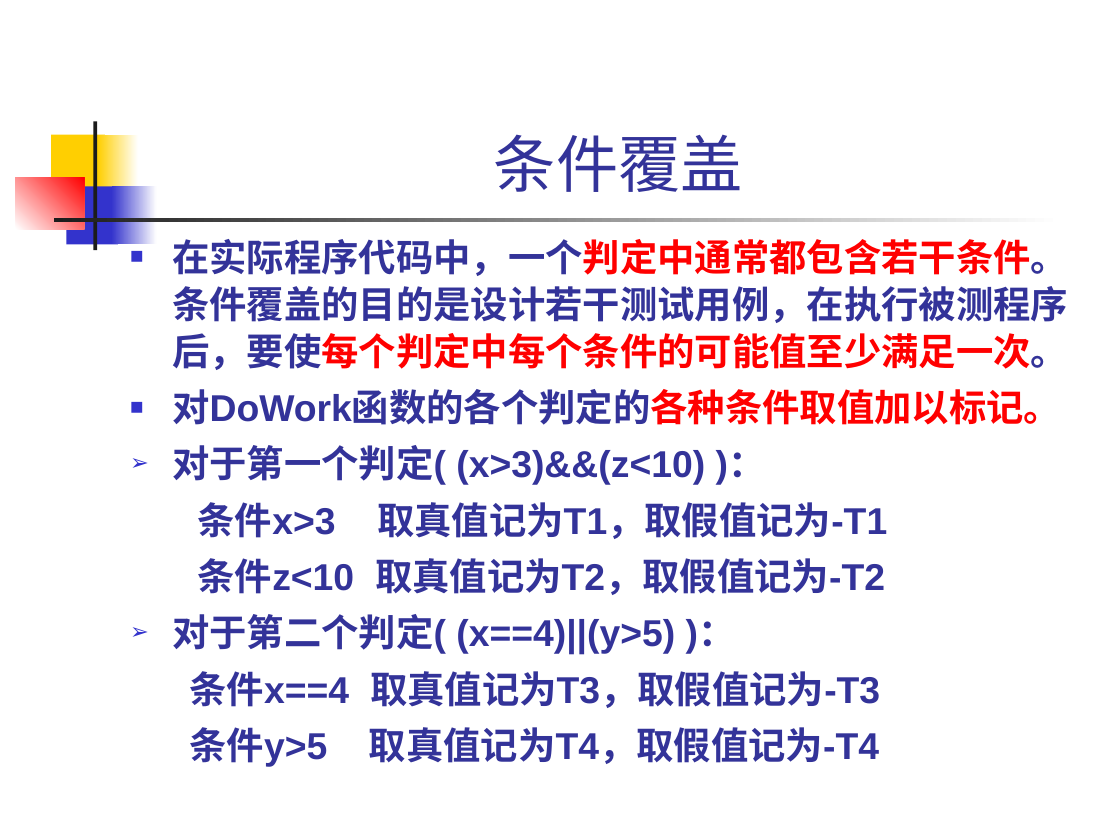
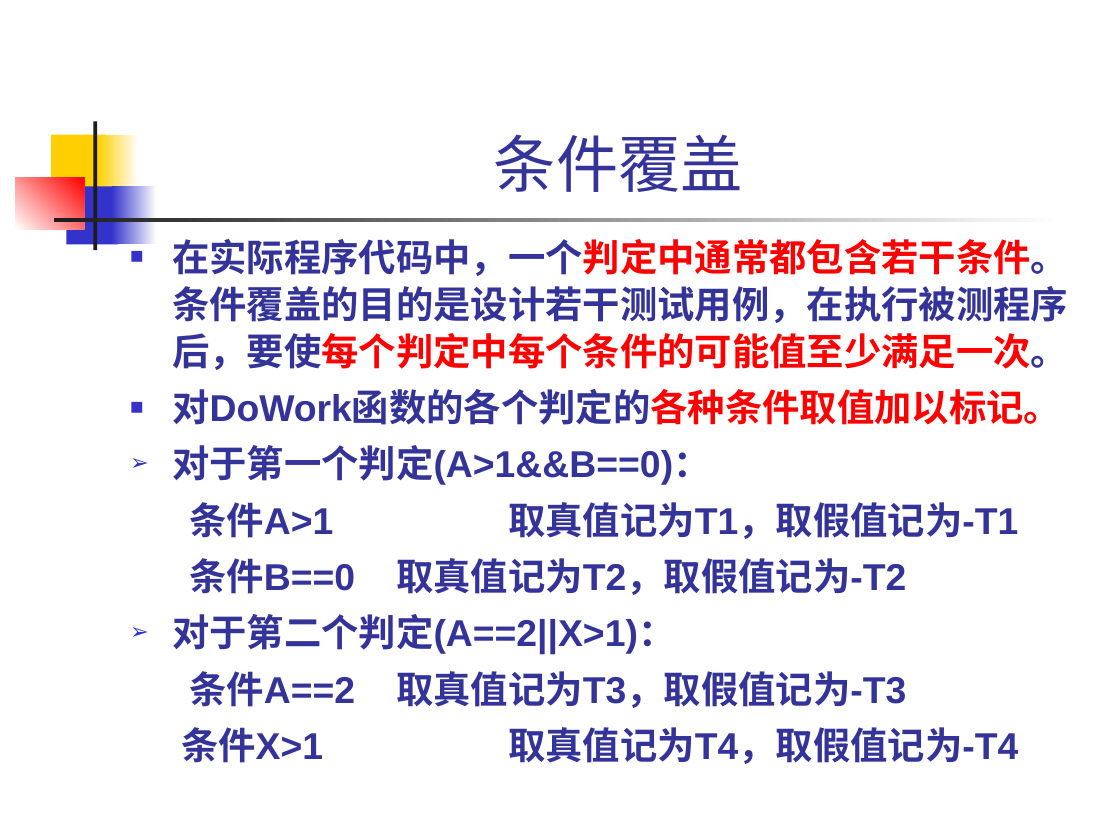
Before and after one commit to 1-518/Three-Kindoms, a slide deck: slide 8 of 白盒黑盒/白盒测试技术/白盒测试技术.ppt (slide 11 before the commit). Drawn at 1120x840 pixels with LibreOffice and Linux fonts; fonts in the diff are those of the drawing. Boxes give left, top, right and bottom in pixels: in the first picture for what was removed or moved away, otherwise in the second. Text is boxed around its words. In the diff, an @@ line names an element or a change of style, - is before the commit and + after.

```diff
--- a/白盒黑盒/白盒测试技术/白盒测试技术.ppt
+++ b/白盒黑盒/白盒测试技术/白盒测试技术.ppt
@@ text at (172, 445, 1018, 764): text changed @@
-➢ 对于第一个判定( (x>3)&&(z<10) )：
-条件x>3 取真值记为T1，取假值记为-T1
-条件z<10 取真值记为T2，取假值记为-T2
-➢ 对于第二个判定( (x==4)||(y>5) )：
-条件x==4 取真值记为T3，取假值记为-T3
-条件y>5 取真值记为T4，取假值记为-T4
+➢ 对于第一个判定(A>1&&B==0)：
+条件A>1 取真值记为T1，取假值记为-T1
+条件B==0 取真值记为T2，取假值记为-T2
+➢ 对于第二个判定(A==2||X>1)：
+条件A==2 取真值记为T3，取假值记为-T3
+条件X>1 取真值记为T4，取假值记为-T4
```
Also in this commit, not shown: 13 other slides changed, 1 slide added, 4 slides removed, 1 other file.
